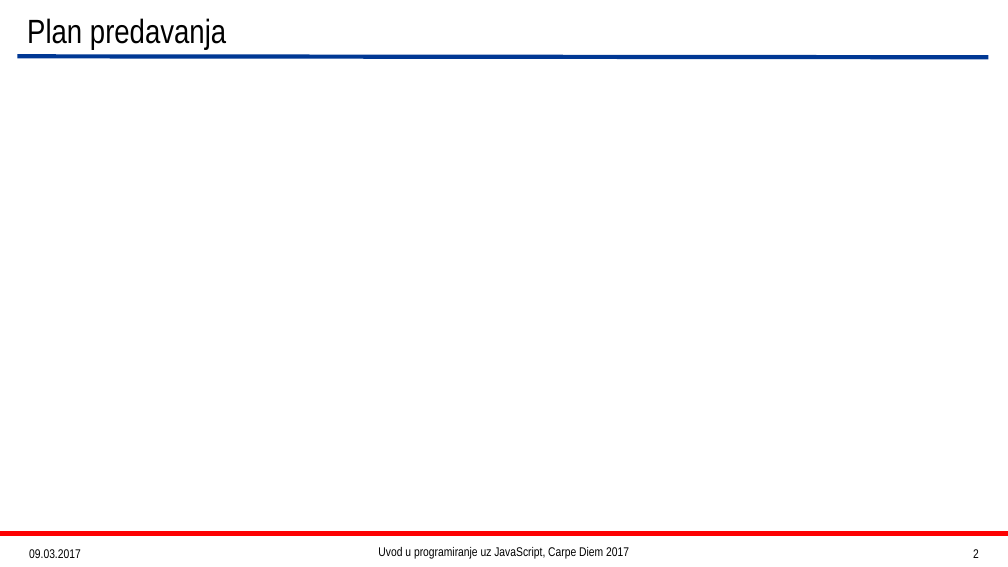
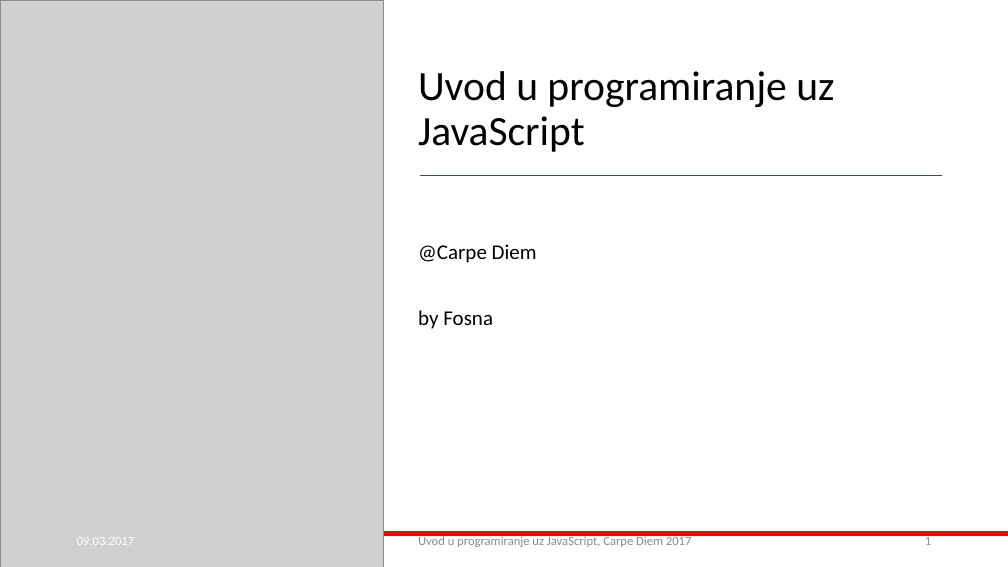
Before and after one commit to Fosna/cd-js-2017, a slide deck: slide 1 of JavaScriptTheBeginning.pptx (slide 2 before the commit). Drawn at 1008x567 pixels with LibreOffice and Linux fonts; fonts in the diff are those of the drawing; grey boxes stand for pictures. Boxes give left, top, right and bottom in pixels: in the first picture for what was removed or moved away, otherwise in the second. Text is boxed around its words. In the diff, an @@ line names an element or a change of style, - is before the commit and + after.

```diff
--- a/JavaScriptTheBeginning.pptx
+++ b/JavaScriptTheBeginning.pptx
@@ picture added at bbox=[0, 0, 383, 567] @@
@@ title removed at bbox=[27, 18, 226, 49] @@
-Plan predavanja
@@ line removed from (20, 57) to (987, 57) @@
@@ title added at bbox=[418, 71, 834, 152], 39.6 pt, text #000000 @@
+Uvod u programiranje uz JavaScript
@@ line added from (420, 175) to (942, 175), #374F53 0.5 pt @@
@@ text added at bbox=[418, 244, 537, 329], 20 pt, text #000000 @@
+@Carpe Diem
+by Fosna
@@ text "09.03.2017": place and size @@
-text "09.03.2017" at bbox=[29, 549, 81, 558]
+text "09.03.2017" at bbox=[77, 537, 134, 545]
@@ text "09.03.2017" at bbox=[77, 537, 134, 545]: font Arial Narrow to Calibri, text colour #000000 to #FFFFFF @@
@@ text "Uvod u programiranje uz JavaScript, ...": place and size @@
-text "Uvod u programiranje uz JavaScript, ..." at bbox=[378, 547, 629, 559]
+text "Uvod u programiranje uz JavaScript, ..." at bbox=[418, 535, 692, 547]
@@ text "Uvod u programiranje uz JavaScript, ..." at bbox=[418, 535, 692, 547]: font Arial Narrow to Calibri, text colour #000000 to #8C8C8C; alignment centre to left @@
@@ page number added at bbox=[925, 535, 931, 545], 12 pt, text #8C8C8C @@
+1
@@ page number removed at bbox=[973, 549, 979, 558] @@
-2
```
Also in this commit, not shown: 1 slide removed.
